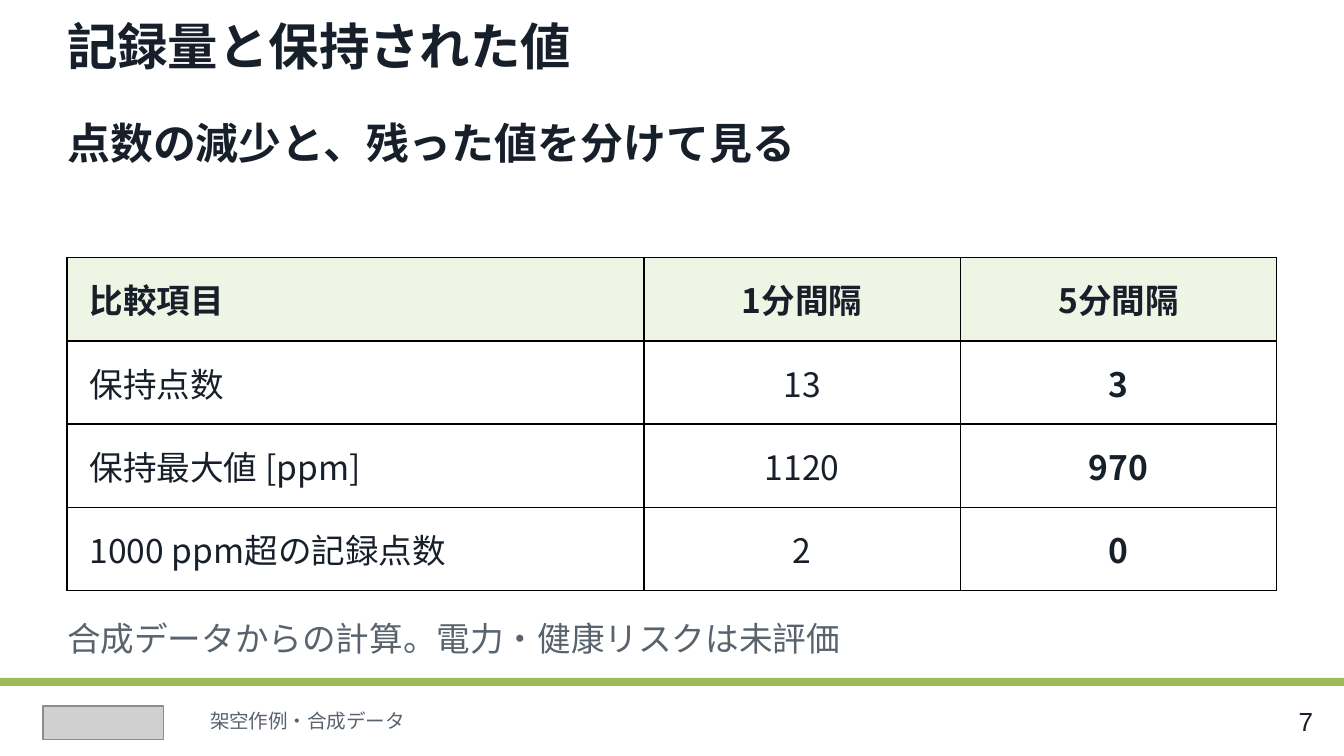
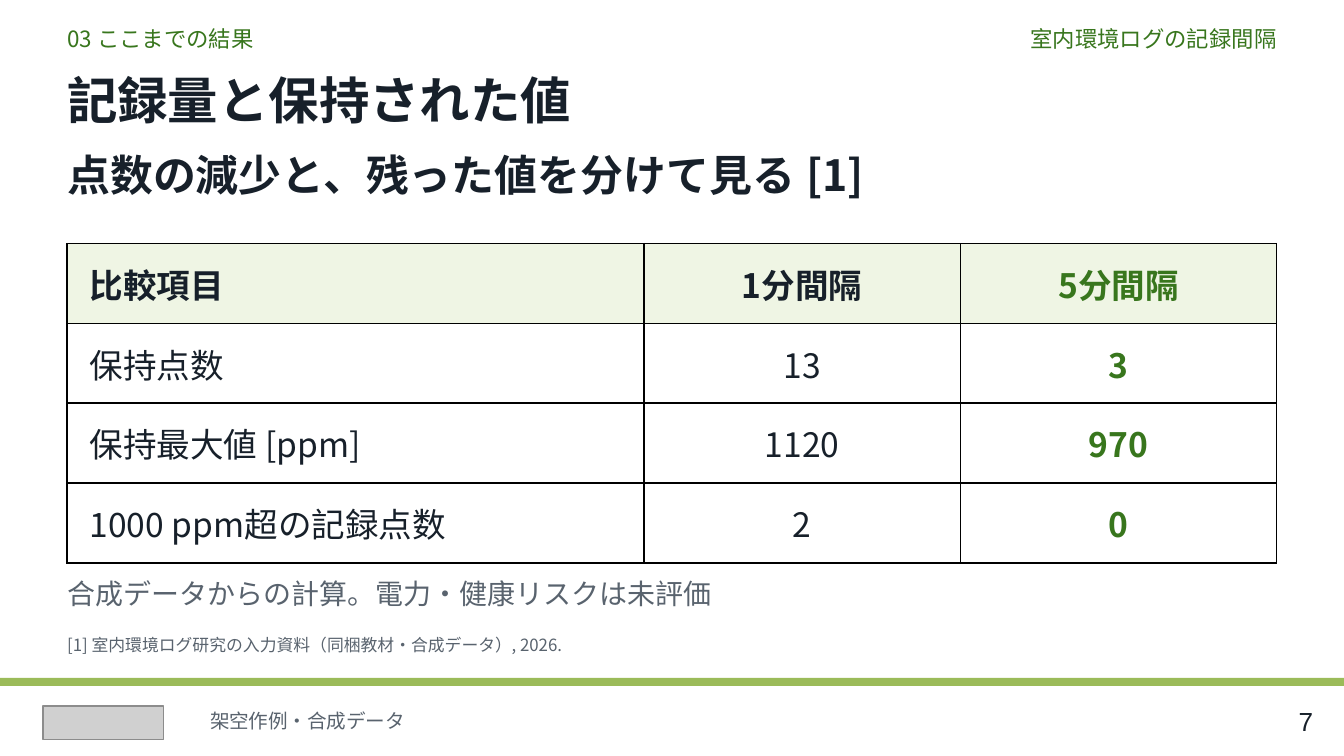
Before and after one commit to cpslab/skill-create-slides, a slide deck: slide 7 of assets/visual-reference/cps-layout-reference.pptx. Drawn at 1344x756 pixels with LibreOffice and Linux fonts; fonts in the diff are those of the drawing; grey boxes stand for pictures. Boxes give left, top, right and bottom in pixels: in the first picture for what was removed or moved away, otherwise in the second. Text is boxed around its words. In the diff, an @@ line names an element or a change of style, - is before the commit and + after.

```diff
--- a/assets/visual-reference/cps-layout-reference.pptx
+++ b/assets/visual-reference/cps-layout-reference.pptx
@@ text added at [67, 28, 254, 49], 12 pt, text #38761D @@
+03 ここまでの結果
@@ text added at [1030, 28, 1276, 49], 12 pt, text #38761D @@
+室内環境ログの記録間隔
@@ text "記録量と保持された値": place and size @@
-text "記録量と保持された値" at [67, 22, 571, 70]
+text "記録量と保持された値" at [67, 76, 571, 124]
@@ text at [67, 154, 864, 199]: text changed @@
-点数の減少と、残った値を分けて見る
+点数の減少と、残った値を分けて見る [1]
@@ table at [67, 243, 1275, 563] @@
@@ text colour #17202A to #38761D in "5分間隔", "3", "970", "0" @@
@@ table: place and size @@
-table at [67, 258, 1275, 591]
+table at [67, 243, 1275, 563]
@@ text "合成データからの計算。電力・健康リスクは未評価": place and size @@
-text "合成データからの計算。電力・健康リスクは未評価" at [67, 622, 840, 654]
+text "合成データからの計算。電力・健康リスクは未評価" at [67, 580, 711, 606]
@@ text "合成データからの計算。電力・健康リスクは未評価" at [67, 580, 711, 606]: size 18 to 15 pt @@
@@ text added at [67, 637, 562, 654], 9 pt, text #59636E @@
+[1] 室内環境ログ研究の入力資料（同梱教材・合成データ）, 2026.
```
Also in this commit, not shown: 6 other slides changed, 1 slide added, 26 other files.
